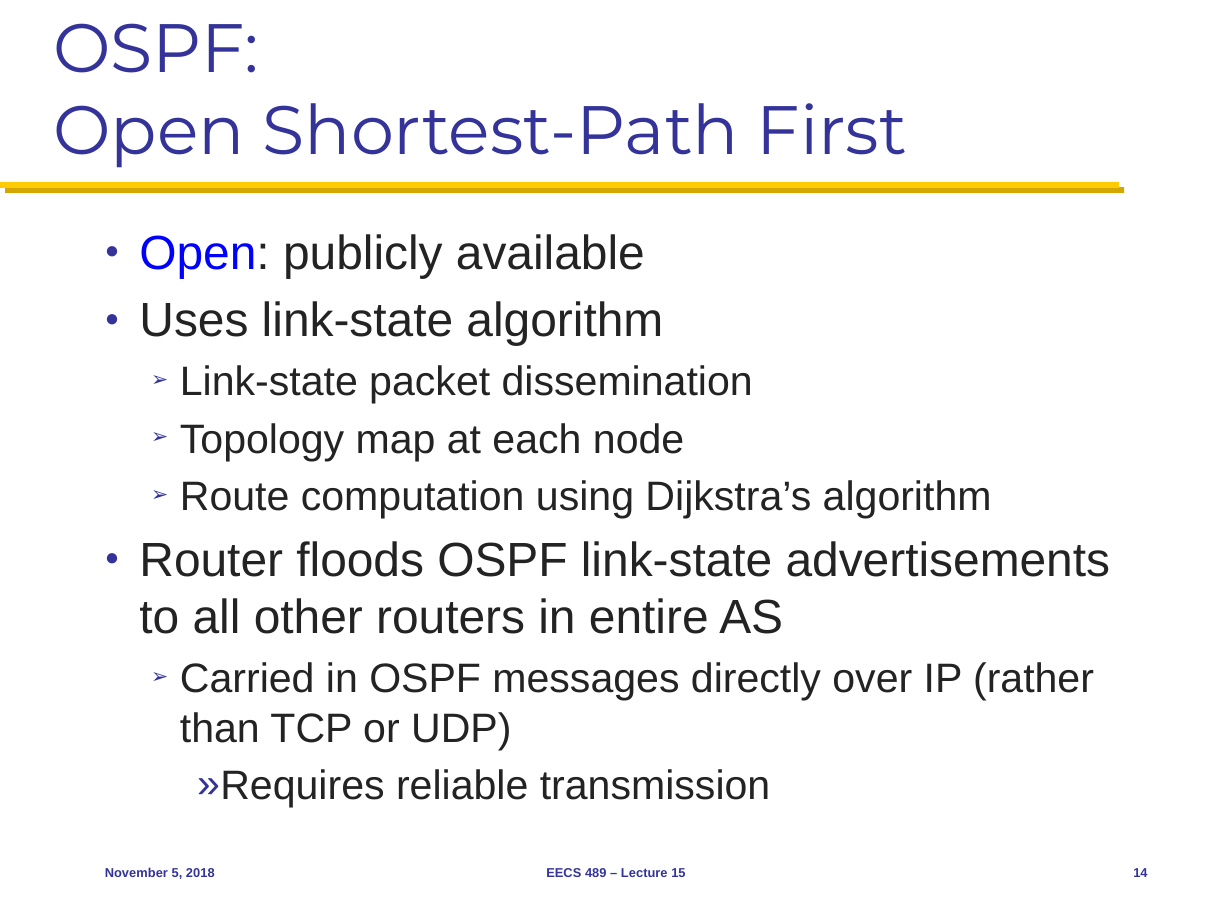
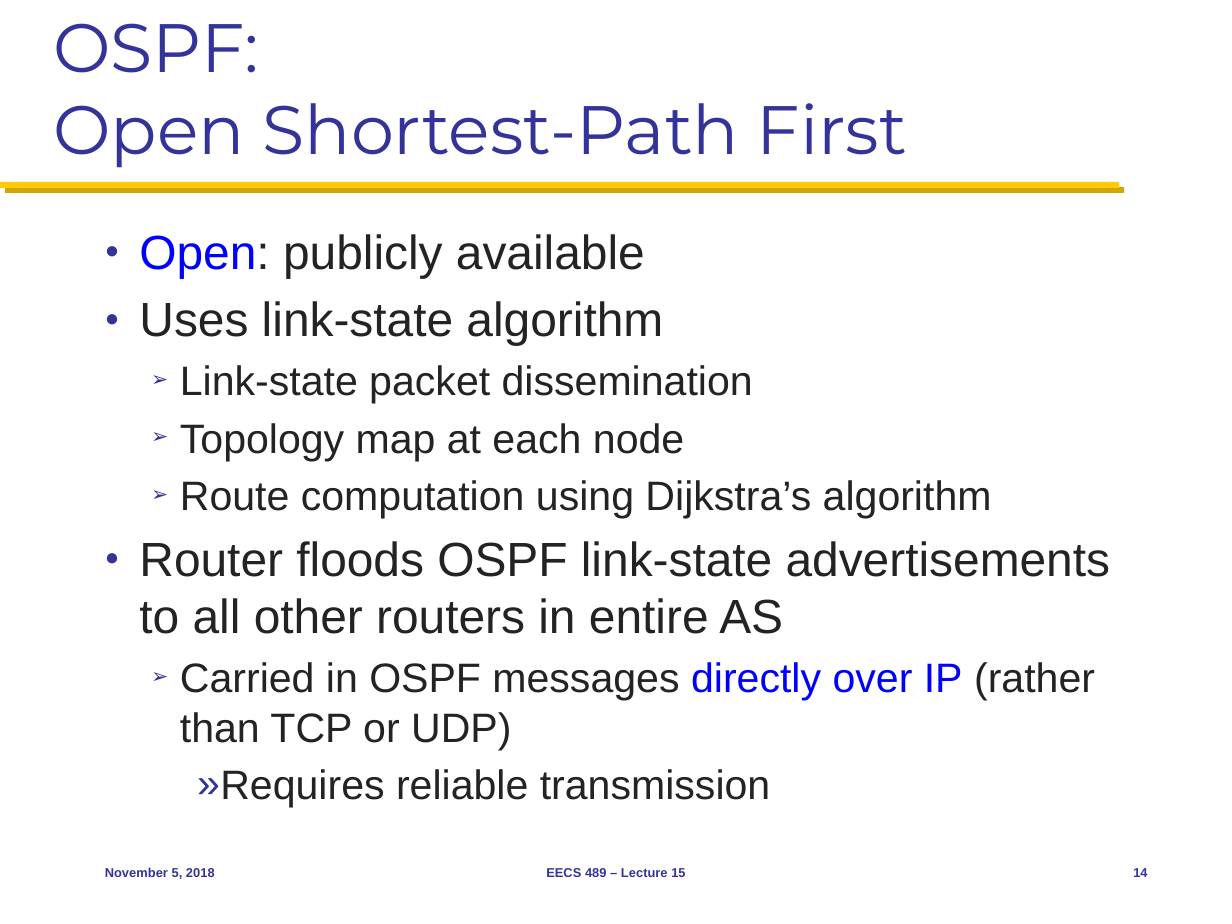
Before and after one commit to mosharaf/eecs489, a slide deck: slide 14 of Slides/110518.pptx. Drawn at 1232x924 pixels with LibreOffice and Linux fonts; fonts in the diff are those of the drawing. Boxes give left, top, right and bottom in pixels: in the first picture for what was removed or moved away, otherwise in the second. Text is boxed around its words. In the diff, an @@ line names an element or a change of style, - is before the commit and + after.

```diff
--- a/Slides/110518.pptx
+++ b/Slides/110518.pptx
@@ text at [180, 662, 1095, 750]: text colour #232323 to #0000FF in "directly over IP" @@
```
Also in this commit, not shown: 2 other slides changed.
